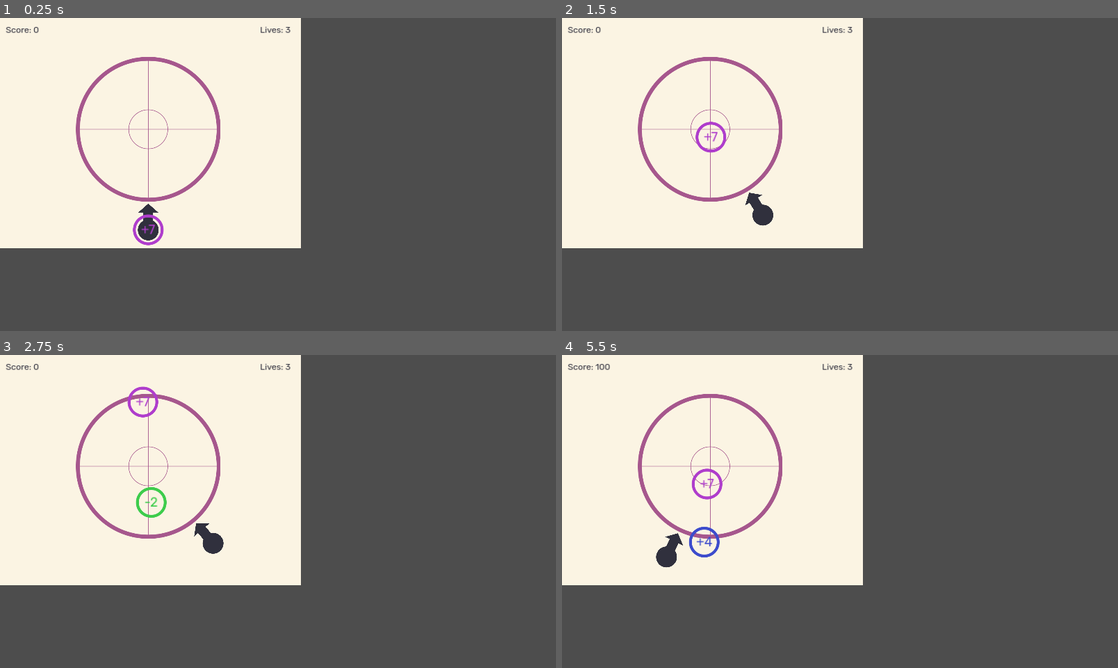
Above: before the commit, frames 1-4 (two rows, left to right).
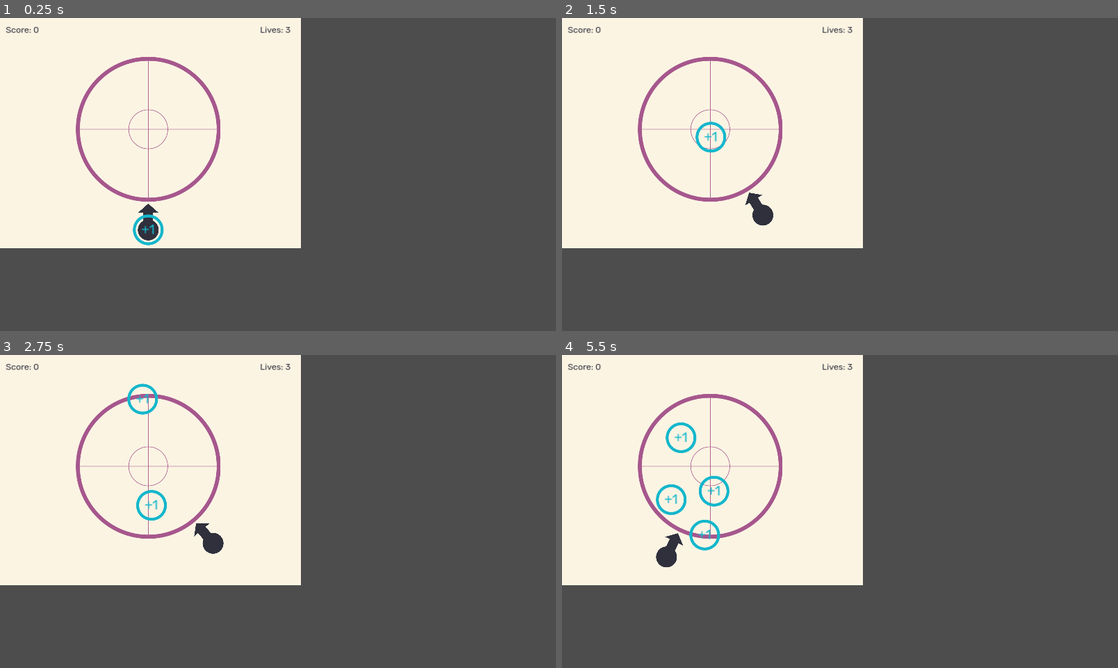
Above: after the commit, the same moments.

Repository: stur86/anti-numbers
Game: Godot game, scene res://old_scenes/old_scene.tscn
Same seed, same stepped clock (60 frames per second), same inputs: the game is played once before the commit and once after it.
Inputs:
- Up to frame 1 (0.25 s): no input
- Up to frame 2 (1.5 s): tap Enter at 0.5 s; hold Right (Right) 0.53-1.28 s; tap Up (Launch) at 0.6, 1.35 s; hold Left (Left) from 1.28 s (still down)
- Up to frame 3 (2.75 s): release Left (Left) at 2.03 s; hold Right (Right) from 2.03 s (still down); tap Up (Launch) at 2.1 s
- Up to frame 4 (5.5 s): tap Up (Launch) every 0.75 s from 2.85 to 5.1 s; release Right (Right) at 3.53 s; hold Left (Left) from 3.53 s (still down)

The runs differ from the first frame. In frame 1, 0.2% of the frame differs, in the area x 23-30%, y 62-73%; in frame 2, 0.2%; in frame 3, 0.6%; in frame 4, 1.1%, in the area x 6-31%, y 2-65%.
Error before the commit: Invalid access to property or key 'shape' on a base object of type 'null instance'. (res://objects/arena.gd:20)

Commit message:
Moved around charge generation

Diff:
--- a/objects/number_particle.tscn
+++ b/objects/number_particle.tscn
@@ -39,6 +39,7 @@
 metadata/_edit_lock_ = true
 
 [node name="ParticleCollisionBox" type="CollisionShape2D" parent="."]
+visible = false
 shape = SubResource("CircleShape2D_f462o")
 metadata/_edit_lock_ = true
 
--- a/scenes/main_scene.tscn
+++ b/scenes/main_scene.tscn
@@ -103,14 +103,14 @@
 anchor_top = 0.5
 anchor_right = 1.0
 anchor_bottom = 0.5
-offset_right = 1024.0
-offset_bottom = 768.0
+offset_right = 1920.0
+offset_bottom = 1080.0
 grow_horizontal = 2
 grow_vertical = 2
 script = ExtResource("10_g2703")
 
 [node name="Panel" type="Panel" parent="CenterContainer"]
-custom_minimum_size = Vector2(1024, 768)
+custom_minimum_size = Vector2(1920, 1080)
 layout_mode = 2
 theme_override_styles/panel = SubResource("StyleBoxFlat_b1knw")
 
--- a/scripts/launcher.gd
+++ b/scripts/launcher.gd
@@ -34,6 +34,10 @@
 func reload_launcher():
 	# Create a new one
 	var new_p = Particle.instantiate()
+	# Set particle charge
+	var q = randi_range(1, new_p.max_charge)
+	q *= sign(randf()-0.5)
+	new_p.charge = q
 	$Platform/Loader.add_child(new_p)
 	new_p.position = Vector2.ZERO
 
--- a/scripts/number_particle.gd
+++ b/scripts/number_particle.gd
@@ -6,15 +6,13 @@
 const F0 = 1e6
 
 func _ready():
-	charge = randi_range(1, max_charge)
-	charge *= sign(randf()-0.5)
 	# Set the text to own charge
 	var label_sign = "+" if charge > 0 else ""
 	$ParticleSprite/ChargeLabel.text = label_sign + str(charge)
 
 	# Base the color off the charge
-	var h = (charge+9)/20.0
-	var c = Color.from_hsv(h, 0.7, 0.8)
+	var h = (charge+max_charge)/(2.2*max_charge)
+	var c = Color.from_hsv(h, 0.9, 0.8)
 	$ParticleSprite.modulate = c
 
 	set_physics_process(true)
